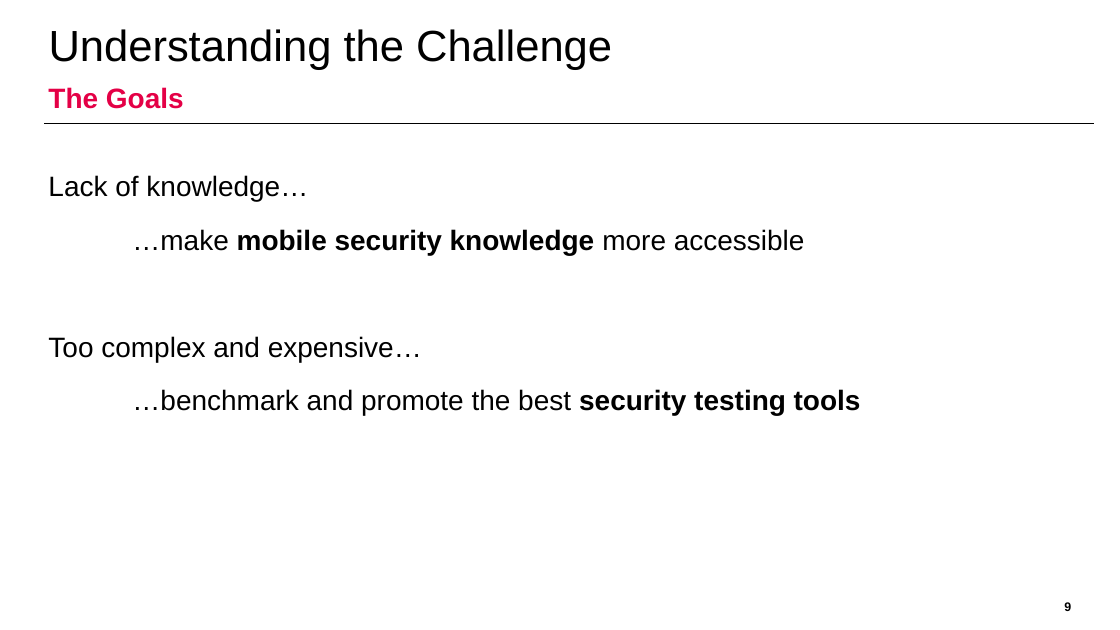
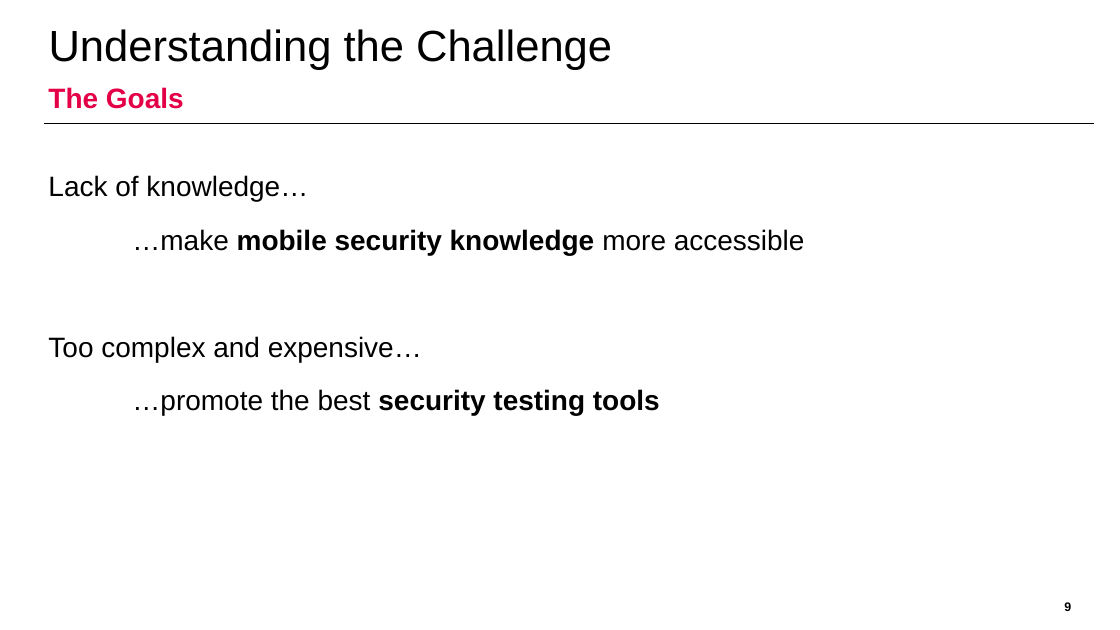
Before and after one commit to domi-cmd/Reference_Application_for_OWASP_MASTG, a slide deck: slide 9 of dev_documents/presentation/ba_thesis_presentation_kronig.pptx. Drawn at 1120x630 pixels with LibreOffice and Linux fonts; fonts in the diff are those of the drawing; background and template pictures are left out. Boxes give left, top, right and bottom in pixels: in the first picture for what was removed or moved away, otherwise in the second. Text is boxed around its words. In the diff, an @@ line names an element or a change of style, - is before the commit and + after.

```diff
--- a/dev_documents/presentation/ba_thesis_presentation_kronig.pptx
+++ b/dev_documents/presentation/ba_thesis_presentation_kronig.pptx
@@ text at (x1=132, y1=389, x2=660, y2=415): text changed; bold on @@
-…benchmark and promote the best security testing tools
+…promote the best security testing tools
```
Also in this commit, not shown: 13 other slides changed, 2 slides added.
